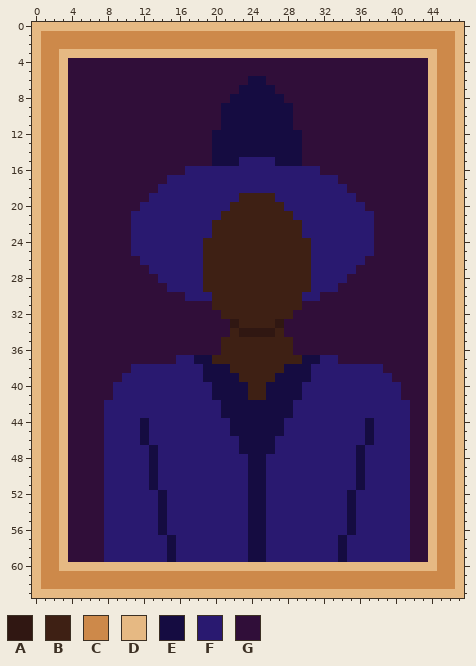
Two versions of one pixel-art sprite, Wizard's Portrait.png. Above: the version before the commit.
The file is 48x64 pixels.
Palette (. is transparent): A #301712  B #3e2014  C #cd894a  D #e6b983  E #150c41  F #291970  G #300e39
Pixels before (only the part around the change), first column x 0:
 0 DDDDDDDDDDDDDDDDDDDDDDDDDDDDDDDDDDDDDDDDDDDDDDDD
 1 DCCCCCCCCCCCCCCCCCCCCCCCCCCCCCCCCCCCCCCCCCCCCCCD
 2 DCCCCCCCCCCCCCCCCCCCCCCCCCCCCCCCCCCCCCCCCCCCCCCD
 3 DCCDDDDDDDDDDDDDDDDDDDDDDDDDDDDDDDDDDDDDDDDDDCCD
 4 DCCDGGGGGGGGGGGGGGGGGGGGGGGGGGGGGGGGGGGGGGGGDCCD
 5 DCCDGGGGGGGGGGGGGGGGGGGGGGGGGGGGGGGGGGGGGGGGDCCD
 6 DCCDGGGGGGGGGGGGGGGGGGGGEEGGGGGGGGGGGGGGGGGGDCCD
 7 DCCDGGGGGGGGGGGGGGGGGGGEEEEGGGGGGGGGGGGGGGGGDCCD
 8 DCCDGGGGGGGGGGGGGGGGGGEEEEEEGGGGGGGGGGGGGGGGDCCD
 9 DCCDGGGGGGGGGGGGGGGGGEEEEEEEEGGGGGGGGGGGGGGGDCCD
10 DCCDGGGGGGGGGGGGGGGGGEEEEEEEEGGGGGGGGGGGGGGGDCCD
11 DCCDGGGGGGGGGGGGGGGGGEEEEEEEEGGGGGGGGGGGGGGGDCCD
12 DCCDGGGGGGGGGGGGGGGGEEEEEEEEEEGGGGGGGGGGGGGGDCCD
13 DCCDGGGGGGGGGGGGGGGGEEEEEEEEEEGGGGGGGGGGGGGGDCCD
14 DCCDGGGGGGGGGGGGGGGGEEEEEEEEEEGGGGGGGGGGGGGGDCCD
15 DCCDGGGGGGGGGGGGGGGGEEEFFFFEEEGGGGGGGGGGGGGGDCCD
16 DCCDGGGGGGGGGGGGGFFFFFFFFFFFFFFFGGGGGGGGGGGGDCCD
17 DCCDGGGGGGGGGGGFFFFFFFFFFFFFFFFFFFGGGGGGGGGGDCCD
18 DCCDGGGGGGGGGGFFFFFFFFFFFFFFFFFFFFFGGGGGGGGGDCCD
19 DCCDGGGGGGGGGFFFFFFFFFFBBBBFFFFFFFFFGGGGGGGGDCCD
20 DCCDGGGGGGGGFFFFFFFFFFBBBBBBFFFFFFFFFGGGGGGGDCCD
21 DCCDGGGGGGGFFFFFFFFFFBBBBBBBBFFFFFFFFFGGGGGGDCCD
22 DCCDGGGGGGGFFFFFFFFFBBBBBBBBBBFFFFFFFFGGGGGGDCCD
23 DCCDGGGGGGGFFFFFFFFFBBBBBBBBBBFFFFFFFFGGGGGGDCCD
24 DCCDGGGGGGGFFFFFFFFBBBBBBBBBBBBFFFFFFFGGGGGGDCCD
25 DCCDGGGGGGGFFFFFFFFBBBBBBBBBBBBFFFFFFFGGGGGGDCCD
26 DCCDGGGGGGGGFFFFFFFBBBBBBBBBBBBFFFFFFGGGGGGGDCCD
27 DCCDGGGGGGGGGFFFFFFBBBBBBBBBBBBFFFFFGGGGGGGGDCCD
28 DCCDGGGGGGGGGGFFFFFBBBBBBBBBBBBFFFFGGGGGGGGGDCCD
29 DCCDGGGGGGGGGGGFFFFBBBBBBBBBBBBFFFGGGGGGGGGGDCCD
30 DCCDGGGGGGGGGGGGGFFFBBBBBBBBBBFFGGGGGGGGGGGGDCCD
31 DCCDGGGGGGGGGGGGGGGGBBBBBBBBBBGGGGGGGGGGGGGGDCCD
32 DCCDGGGGGGGGGGGGGGGGGBBBBBBBBGGGGGGGGGGGGGGGDCCD
33 DCCDGGGGGGGGGGGGGGGGGGABBBBAGGGGGGGGGGGGGGGGDCCD
34 DCCDGGGGGGGGGGGGGGGGGGBAAAABGGGGGGGGGGGGGGGGDCCD
35 DCCDGGGGGGGGGGGGGGGGGBBBBBBBBGGGGGGGGGGGGGGGDCCD
36 DCCDGGGGGGGGGGGGGGGGGBBBBBBBBGGGGGGGGGGGGGGGDCCD
37 DCCDGGGGGGGGGGGGFFEEBBBBBBBBBBEEFFGGGGGGGGGGDCCD
38 DCCDGGGGGGGFFFFFFFFEEEBBBBBBEEEFFFFFFFFGGGGGDCCD
39 DCCDGGGGGGFFFFFFFFFEEEEBBBBEEEEFFFFFFFFFGGGGDCCD
40 DCCDGGGGGFFFFFFFFFFFEEEEBBEEEEFFFFFFFFFFFGGGDCCD
41 DCCDGGGGGFFFFFFFFFFFEEEEBBEEEEFFFFFFFFFFFGGGDCCD
42 DCCDGGGGFFFFFFFFFFFFFEEEEEEEEFFFFFFFFFFFFFGGDCCD
43 DCCDGGGGFFFFFFFFFFFFFEEEEEEEEFFFFFFFFFFFFFGGDCCD
44 DCCDGGGGFFFFEFFFFFFFFFEEEEEEFFFFFFFFFEFFFFGGDCCD
45 DCCDGGGGFFFFEFFFFFFFFFEEEEEEFFFFFFFFFEFFFFGGDCCD
46 DCCDGGGGFFFFEFFFFFFFFFFEEEEFFFFFFFFFFEFFFFGGDCCD
47 DCCDGGGGFFFFFEFFFFFFFFFEEEEFFFFFFFFFEFFFFFGGDCCD
48 DCCDGGGGFFFFFEFFFFFFFFFFEEFFFFFFFFFFEFFFFFGGDCCD
49 DCCDGGGGFFFFFEFFFFFFFFFFEEFFFFFFFFFFEFFFFFGGDCCD
50 DCCDGGGGFFFFFEFFFFFFFFFFEEFFFFFFFFFFEFFFFFGGDCCD
51 DCCDGGGGFFFFFEFFFFFFFFFFEEFFFFFFFFFFEFFFFFGGDCCD
52 DCCDGGGGFFFFFFEFFFFFFFFFEEFFFFFFFFFEFFFFFFGGDCCD
53 DCCDGGGGFFFFFFEFFFFFFFFFEEFFFFFFFFFEFFFFFFGGDCCD
54 DCCDGGGGFFFFFFEFFFFFFFFFEEFFFFFFFFFEFFFFFFGGDCCD
55 DCCDGGGGFFFFFFEFFFFFFFFFEEFFFFFFFFFEFFFFFFGGDCCD
56 DCCDGGGGFFFFFFEFFFFFFFFFEEFFFFFFFFFEFFFFFFGGDCCD
57 DCCDGGGGFFFFFFFEFFFFFFFFEEFFFFFFFFEFFFFFFFGGDCCD
58 DCCDGGGGFFFFFFFEFFFFFFFFEEFFFFFFFFEFFFFFFFGGDCCD
59 DCCDGGGGFFFFFFFEFFFFFFFFEEFFFFFFFFEFFFFFFFGGDCCD
60 DCCDDDDDDDDDDDDDDDDDDDDDDDDDDDDDDDDDDDDDDDDDDCCD
61 DCCCCCCCCCCCCCCCCCCCCCCCCCCCCCCCCCCCCCCCCCCCCCCD
62 DCCCCCCCCCCCCCCCCCCCCCCCCCCCCCCCCCCCCCCCCCCCCCCD
63 DDDDDDDDDDDDDDDDDDDDDDDDDDDDDDDDDDDDDDDDDDDDDDDD
The same view after the edit:
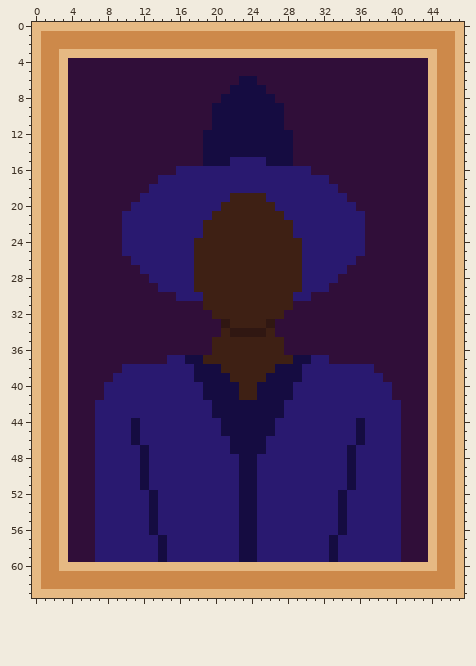
Diff:
Colour A replaces colour B in row 33 at x 26; in row 34 at x 22.
Colour A replaces colour G in row 33 at x 21.
Colour B replaces colour A in row 33 at x 22; in row 34 at x 26.
Colour B replaces colour E in row 37 at x 19; in row 38 at x 21; in row 39 at x 22; in rows 40 to 41 at x 23.
Colour B replaces colour F in row 19 at x 22; in row 20 at x 21; in row 21 at x 20; in rows 22 to 23 at x 19; in rows 24 to 29 at x 18; in row 30 at x 19.
Colour B replaces colour G in row 31 at x 19; in row 32 at x 20; in row 34 at x 21; in rows 35 to 36 at x 20.
Colour E replaces colour B in row 37 at x 29; in row 38 at x 27; in row 39 at x 26; in rows 40 to 41 at x 25.
Colour E replaces colour F in row 15 at x 26; in row 37 at x 17; in rows 38 to 39 at x 18; in rows 40 to 41 at x 19; in rows 42 to 43 at x 20; in rows 44 to 45 at x 11, 21 and 36.
Colour E replaces colour F in row 46 at x 11, 22 and 36; in row 47 at x 12, 22 and 35; in rows 48 to 51 at x 12, 23 and 35; in rows 52 to 56 at x 13, 23 and 34; in rows 57 to 59 at x 14, 23 and 33.
Colour E replaces colour G in row 6 at x 23; in row 7 at x 22; in row 8 at x 21; in rows 9 to 11 at x 20; in rows 12 to 15 at x 19.
Colour F replaces colour B in row 19 at x 26; in row 20 at x 27; in row 21 at x 28; in rows 22 to 23 at x 29; in rows 24 to 29 at x 30; in row 30 at x 29.
Colour F replaces colour E in row 15 at x 22; in row 37 at x 31; in rows 38 to 39 at x 30; in rows 40 to 41 at x 29; in rows 42 to 43 at x 28; in rows 44 to 45 at x 12, 27 and 37.
Colour F replaces colour E in row 46 at x 12, 26 and 37; in row 47 at x 13, 26 and 36; in rows 48 to 51 at x 13, 25 and 36; in rows 52 to 56 at x 14, 25 and 35; in rows 57 to 59 at x 15, 25 and 34.
Colour F replaces colour G in row 16 at x 16; in row 17 at x 14; in row 18 at x 13; in row 19 at x 12; in row 20 at x 11; in rows 21 to 25 at x 10.
Colour F replaces colour G in row 26 at x 11; in row 27 at x 12; in row 28 at x 13; in row 29 at x 14; in row 30 at x 16; in row 37 at x 15.
Colour F replaces colour G in row 38 at x 10; in row 39 at x 9; in rows 40 to 41 at x 8; in rows 42 to 59 at x 7.
Colour G replaces colour A in row 33 at x 27.
Colour G replaces colour B in row 31 at x 29; in row 32 at x 28; in row 34 at x 27; in rows 35 to 36 at x 28.
Colour G replaces colour E in row 6 at x 25; in row 7 at x 26; in row 8 at x 27; in rows 9 to 11 at x 28; in rows 12 to 15 at x 29.
Colour G replaces colour F in row 16 at x 31; in row 17 at x 33; in row 18 at x 34; in row 19 at x 35; in row 20 at x 36; in rows 21 to 25 at x 37.
Colour G replaces colour F in row 26 at x 36; in row 27 at x 35; in row 28 at x 34; in row 29 at x 33; in row 30 at x 31; in row 37 at x 33.
Colour G replaces colour F in row 38 at x 38; in row 39 at x 39; in rows 40 to 41 at x 40; in rows 42 to 59 at x 41.
Where, in picture pixels (left, top, right, bottom), the same in both pictures:
changed: (95, 76, 410, 562)
